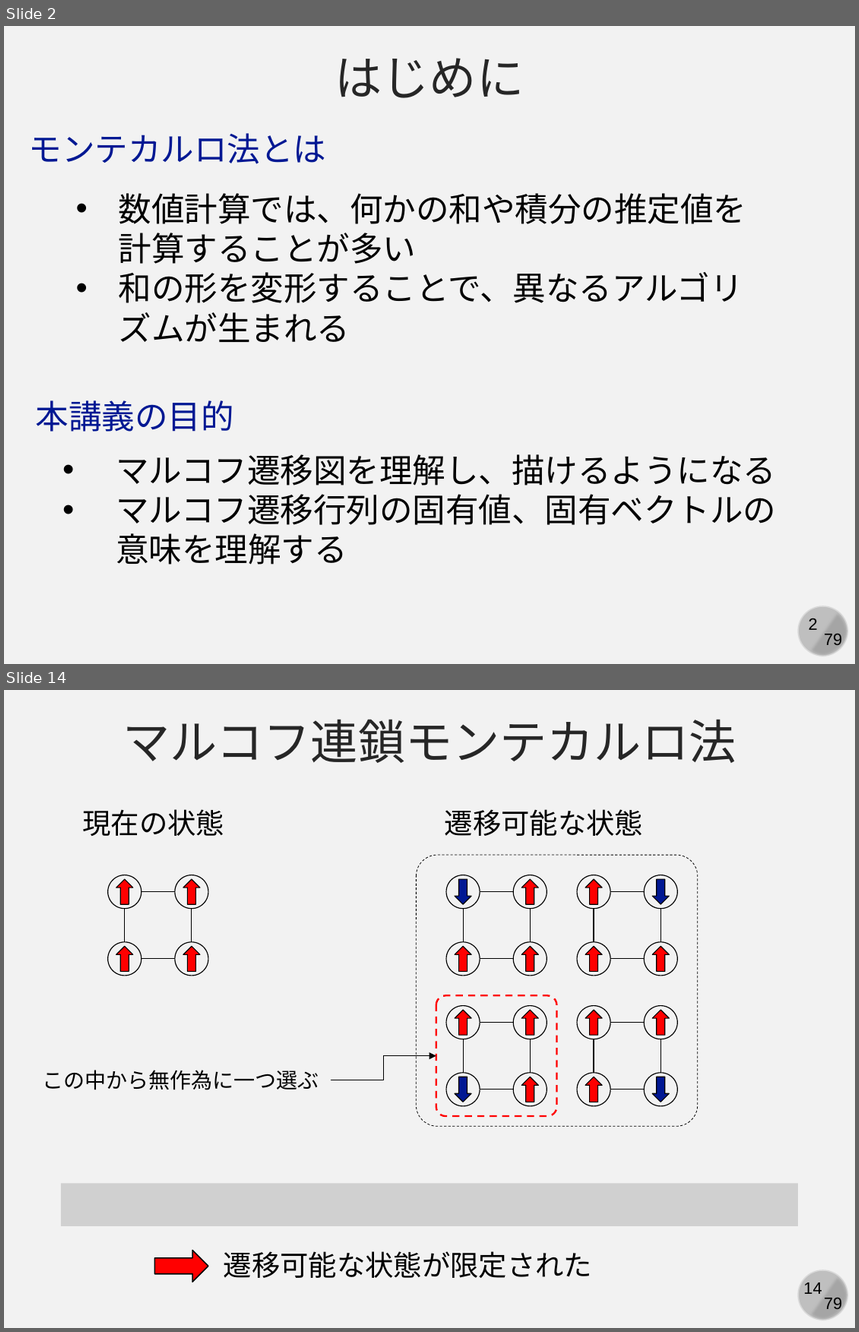
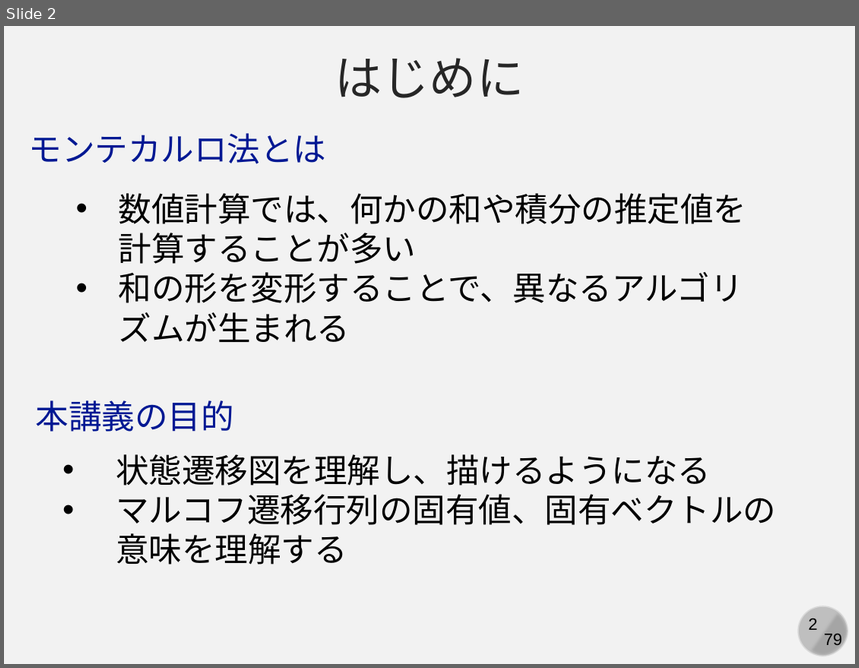
Before and after one commit to kaityo256/simulation_engineering, a slide deck: markov_chain/markov.pptx. Shown one above the other, each under a label of ours: slides 2 and 14 before the commit, slide 2 after it; the slides between them are not shown. The pictures are 859x1332 and 859x668 pixels, drawn with LibreOffice and Linux fonts; fonts in the diff are those of the drawing; grey boxes stand for pictures. Boxes give left, top, right and bottom in pixels: in the first picture for what was removed or moved away, otherwise in the second. Text is boxed around its words. In the diff, an @@ line names an element or a change of style, - is before the commit and + after.

```diff
--- a/markov_chain/markov.pptx
+++ b/markov_chain/markov.pptx
@@ slide 14 removed at [4,690,855,1328], background #F2F2F2; not listed: 4 template elements that a slide beside it also shows @@
@@ text removed at [123,719,737,763] @@
-マルコフ連鎖モンテカルロ法
@@ text removed at [83,809,225,836] @@
-現在の状態
@@ text removed at [445,809,643,836] @@
-遷移可能な状態
@@ rounded rectangle removed at [416,855,698,1127] @@
@@ group removed at [108,875,208,975]: 4 ellipses, 4 down arrows, 4 lines @@
@@ group removed at [446,875,546,975]: 4 ellipses, 4 down arrows, 4 lines @@
@@ group removed at [577,875,677,975]: 4 ellipses, 4 down arrows, 4 lines @@
@@ rounded rectangle removed at [436,996,557,1116] @@
@@ text removed at [43,1070,319,1091] @@
-この中から無作為に一つ選ぶ
@@ elbow arrow removed from (331, 1080) to (436, 1056) @@
@@ group removed at [446,1006,546,1106]: 4 ellipses, 4 down arrows, 4 lines @@
@@ group removed at [577,1006,677,1106]: 4 ellipses, 4 down arrows, 4 lines @@
@@ picture removed at [61,1184,798,1227] @@
@@ right arrow removed at [154,1250,208,1281] @@
@@ text removed at [224,1252,592,1278] @@
-遷移可能な状態が限定された
@@ slide 2 changed as well @@
@@ text at [116,455,711,486]: text changed @@
-• マルコフ遷移図を理解し、描けるようになる
+• 状態遷移図を理解し、描けるようになる
```
Also in this commit, not shown: 1 other slide changed, 3 slides added, 75 other slides removed.
